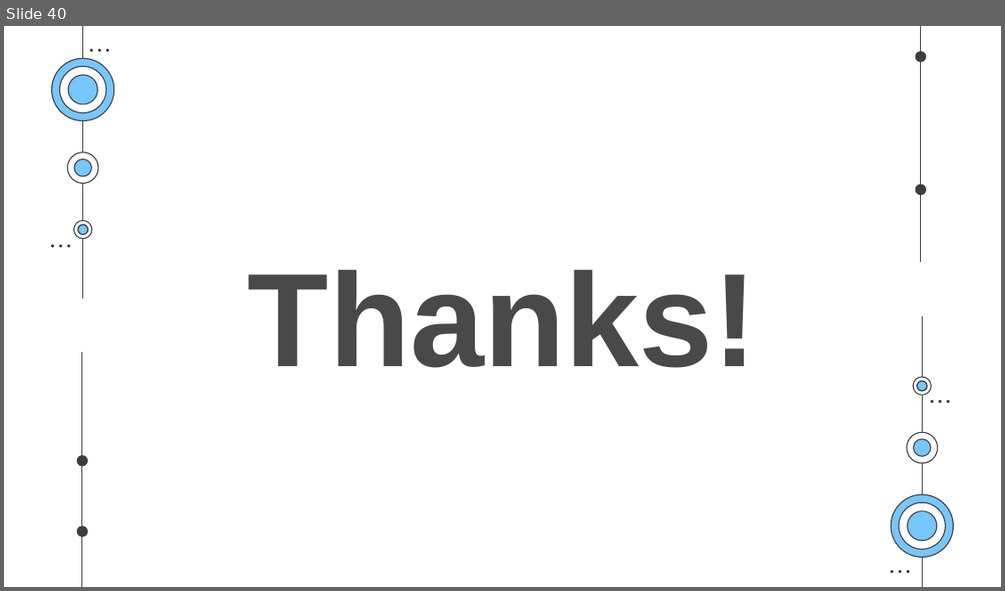
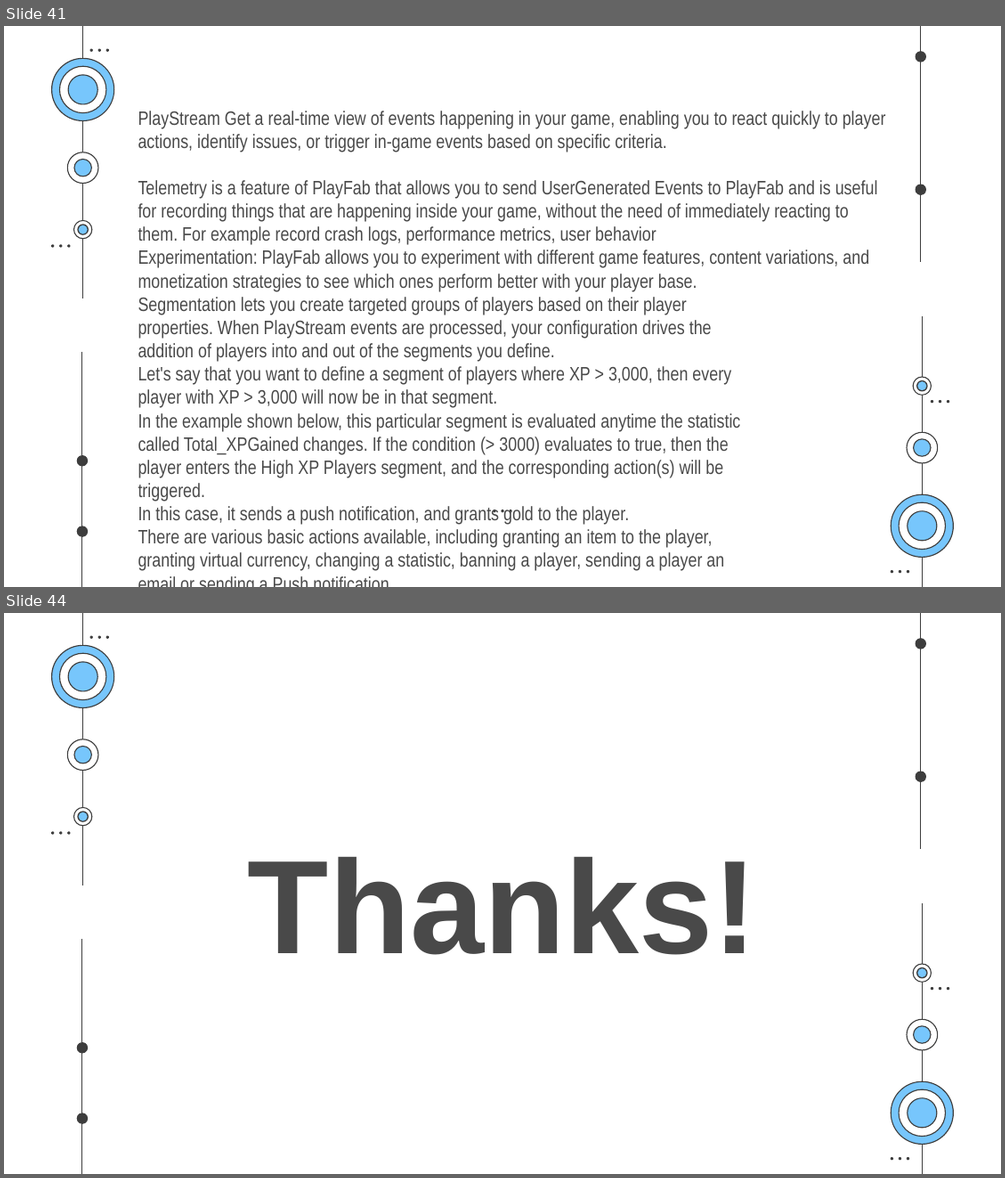
Before and after one commit to SaurabhYadav388/misc_works, a slide deck: Cloud_PPT/Shosau.pptx. Shown one above the other, each under a label of ours: slide 40 before the commit, slides 41 and 44 after it; the slides between them are not shown. The pictures are 1005x591 and 1005x1178 pixels, drawn with LibreOffice and Linux fonts; fonts in the diff are those of the drawing. Boxes give left, top, right and bottom in pixels: in the first picture for what was removed or moved away, otherwise in the second. Text is boxed around its words. In the diff, an @@ line names an element or a change of style, - is before the commit and + after.

```diff
--- a/Cloud_PPT/Shosau.pptx
+++ b/Cloud_PPT/Shosau.pptx
@@ slide 41 added at box(4, 26, 1001, 587), background #FFFFFF; not listed: 48 template elements that a slide beside it also shows @@
@@ subtitle added at box(138, 111, 886, 571), 14 pt, text #494949 @@
+PlayStream Get a real-time view of events happening in your game, enabling you to react quickly to player actions, identify issues, or trigger in-game events based on specific criteria.
+Telemetry is a feature of PlayFab that allows you to send UserGenerated Events to PlayFab and is useful for recording things that are happening inside your game, without the need of immediately reacting to them. For example record crash logs, performance metrics, user behavior
+Experimentation: PlayFab allows you to experiment with different game features, content variations, and monetization strategies to see which ones perform better with your player base.
+Segmentation lets you create targeted groups of players based on their player
+properties. When PlayStream events are processed, your configuration drives the
+addition of players into and out of the segments you define.
+Let's say that you want to define a segment of players where XP > 3,000, then every
+player with XP > 3,000 will now be in that segment.
+In the example shown below, this particular segment is evaluated anytime the statistic
+called Total_XPGained changes. If the condition (> 3000) evaluates to true, then the
+player enters the High XP Players segment, and the corresponding action(s) will be
+triggered.
+In this case, it sends a push notification, and grants gold to the player.
+There are various basic actions available, including granting an item to the player,
+granting virtual currency, changing a statistic, banning a player, sending a player an
+email or sending a Push notification.
@@ ellipse added at box(493, 509, 495, 513), fill #3D3D3D @@
@@ ellipse added at box(502, 509, 504, 513), fill #3D3D3D @@
@@ ellipse added at box(510, 509, 512, 513), fill #3D3D3D @@
@@ what was slide 40 is now slide 44 @@
```
Also in this commit, not shown: 4 slides changed, 4 other slides added, 1 slide removed.
